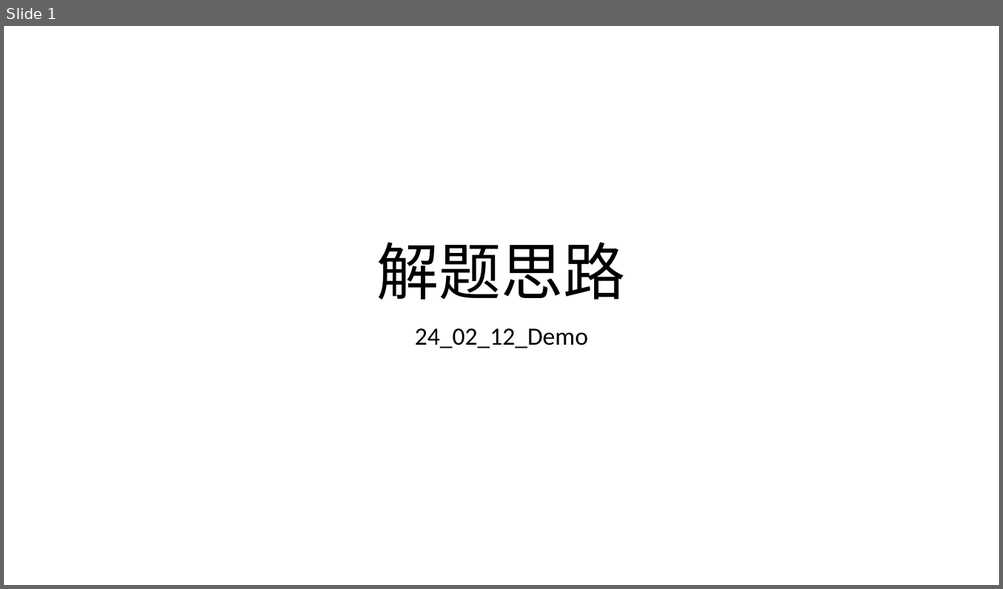
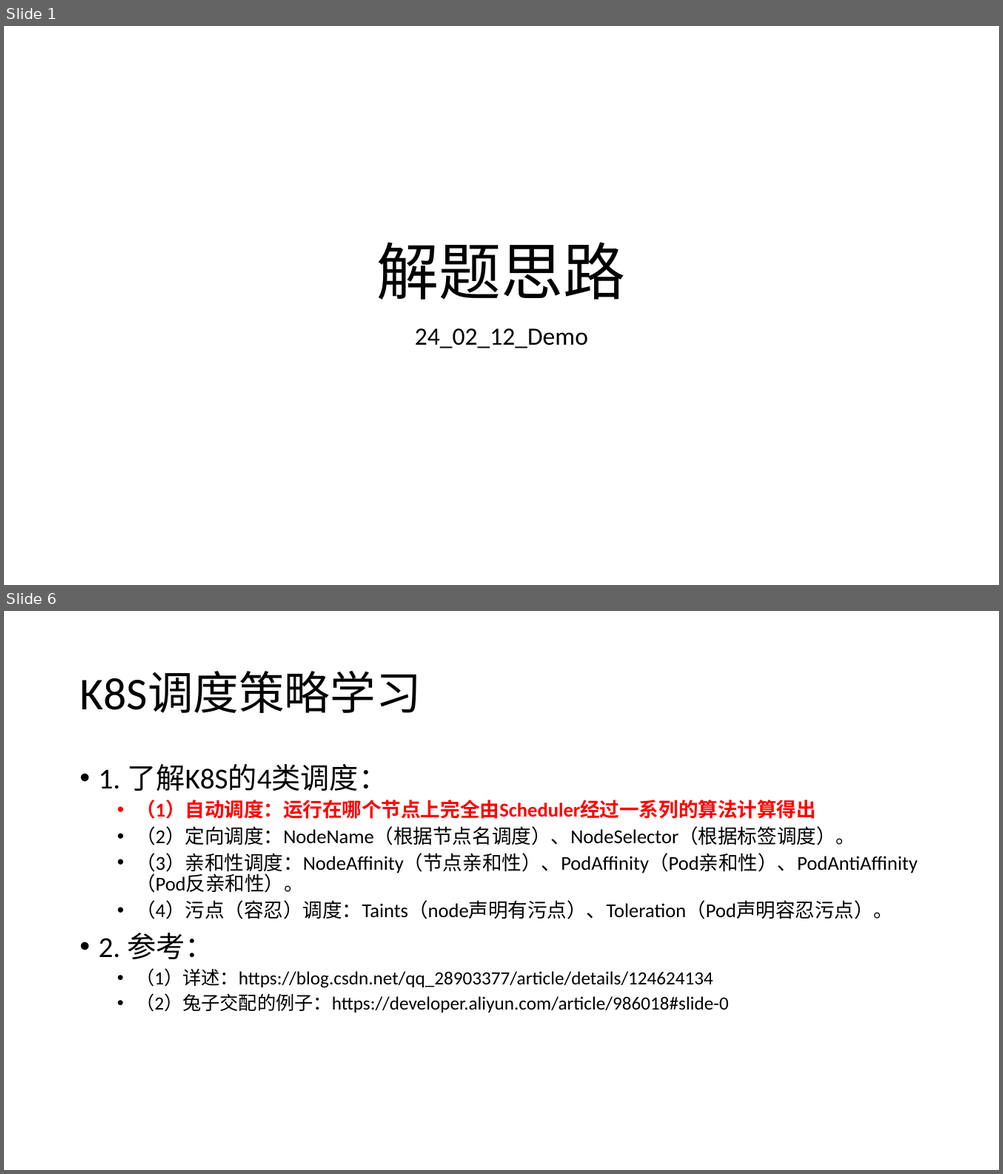
Before and after one commit to HuangDDU/hzy_algorithm, a slide deck: huawei/4_ESC/日志记录.pptx. Shown one above the other, each under a label of ours: slide 1 before the commit, slides 1 and 6 after it; the slides between them are not shown. The pictures are 1003x589 and 1003x1174 pixels, drawn with LibreOffice and Linux fonts; fonts in the diff are those of the drawing. Boxes give left, top, right and bottom in pixels: in the first picture for what was removed or moved away, otherwise in the second. Text is boxed around its words. In the diff, an @@ line names an element or a change of style, - is before the commit and + after.

```diff
--- a/huawei/4_ESC/日志记录.pptx
+++ b/huawei/4_ESC/日志记录.pptx
@@ slide 6 added at [4, 611, 999, 1170], background #FFFFFF @@
@@ title added at [79, 672, 421, 713], 44 pt, text #000000 @@
+K8S调度策略学习
@@ text added at [99, 764, 917, 1013], 19 pt, text #000000 @@
+• 1. 了解K8S的4类调度：
+  • （1）自动调度：运行在哪个节点上完全由Scheduler经过一系列的算法计算得出
+  • （2）定向调度：NodeName（根据节点名调度）、NodeSelector（根据标签调度）。
+  • （3）亲和性调度：NodeAffinity（节点亲和性）、PodAffinity（Pod亲和性）、PodAntiAffinity（Pod反亲和性）。
+  • （4）污点（容忍）调度：Taints（node声明有污点）、Toleration（Pod声明容忍污点）。
+• 2. 参考：
+  • （1）详述：https://blog.csdn.net/qq_28903377/article/details/124624134
+  • （2）兔子交配的例子：https://developer.aliyun.com/article/986018#slide-0
```
Also in this commit, not shown: 1 slide changed, 7 other slides added, 55 other files.
